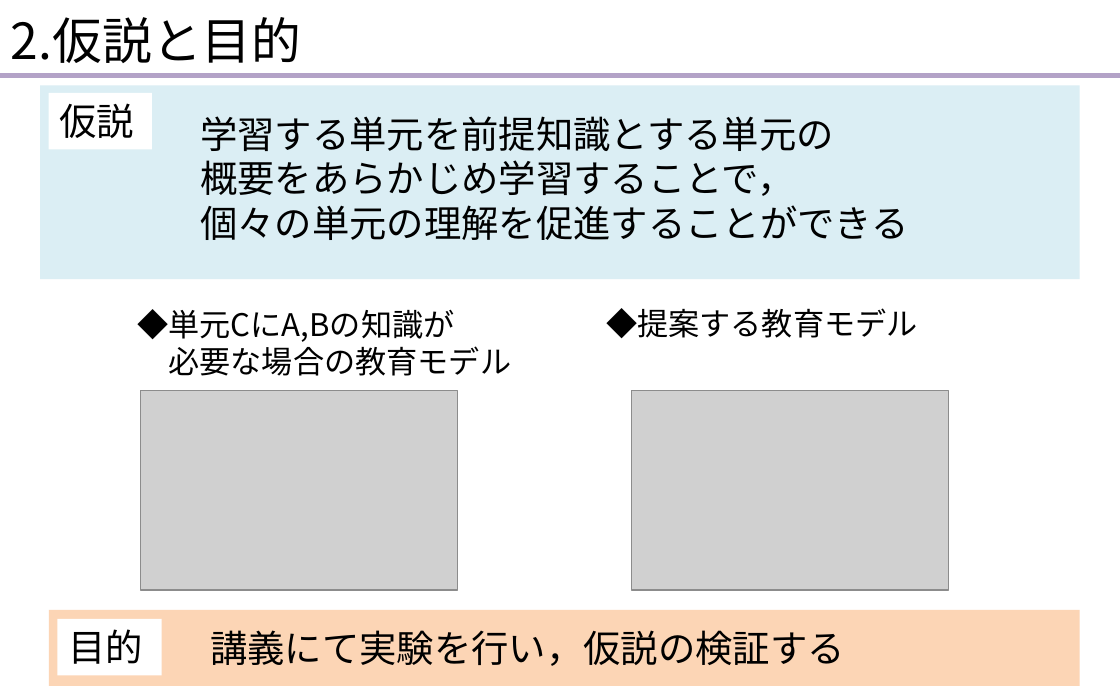
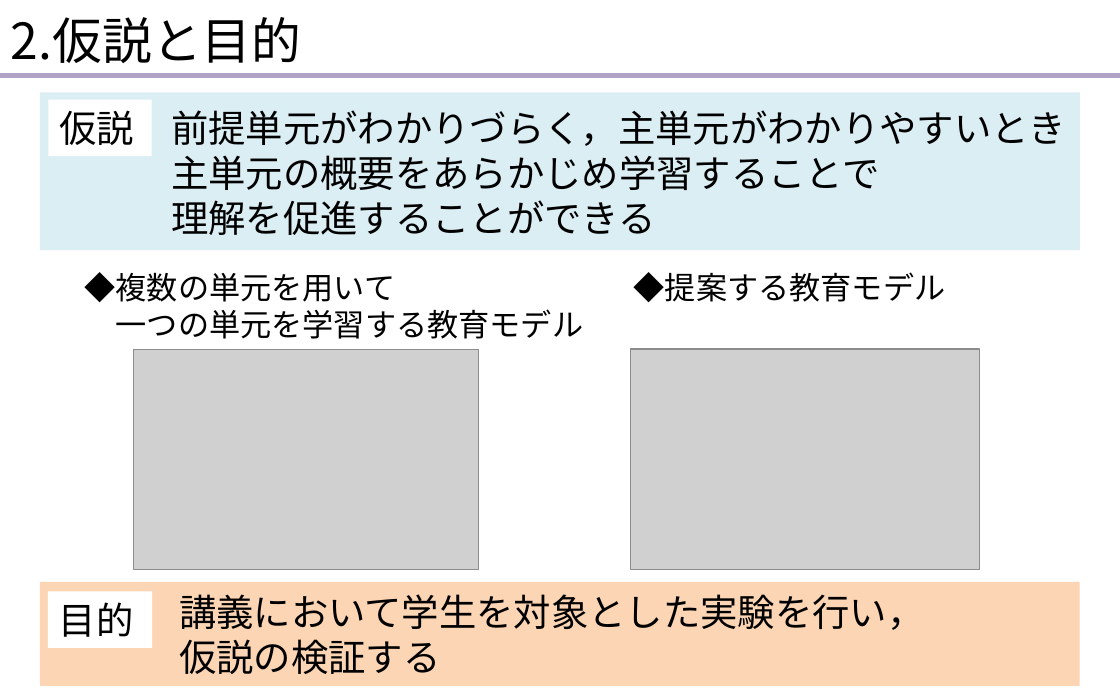
Before and after one commit to AbeKishun/soturon_abe, a slide deck: slide 2 of 本番.pptx. Drawn at 1120x700 pixels with LibreOffice and Linux fonts; fonts in the diff are those of the drawing; grey boxes stand for pictures. Boxes give left, top, right and bottom in pixels: in the first picture for what was removed or moved away, otherwise in the second. Text is boxed around its words. In the diff, an @@ line names an element or a change of style, - is before the commit and + after.

```diff
--- a/本番.pptx
+++ b/本番.pptx
@@ rectangle: place and size @@
-rectangle at box(40, 85, 1080, 279)
+rectangle at box(40, 92, 1080, 250)
@@ rectangle "仮説": place and size @@
-rectangle "仮説" at box(48, 93, 151, 149)
+rectangle "仮説" at box(48, 100, 151, 156)
@@ text at box(171, 110, 1066, 235): text changed @@
-学習する単元を前提知識とする単元の
-概要をあらかじめ学習することで，
-個々の単元の理解を促進することができる
+前提単元がわかりづらく，主単元がわかりやすいとき主単元の概要をあらかじめ学習することで
+理解を促進することができる
@@ text "◆提案する教育モデル": place and size @@
-text "◆提案する教育モデル" at box(606, 308, 918, 338)
+text "◆提案する教育モデル" at box(634, 272, 946, 302)
@@ text at box(85, 272, 583, 339): text changed @@
-◆単元CにA,Bの知識が
-必要な場合の教育モデル
+◆複数の単元を用いて
+一つの単元を学習する教育モデル
@@ picture: place and size @@
-picture at box(141, 391, 458, 590)
+picture at box(133, 349, 478, 569)
@@ picture: place and size @@
-picture at box(632, 391, 949, 590)
+picture at box(631, 349, 979, 570)
@@ rectangle: place and size @@
-rectangle at box(49, 610, 1080, 687)
+rectangle at box(40, 582, 1080, 687)
@@ rectangle "目的": place and size @@
-rectangle "目的" at box(57, 619, 161, 675)
+rectangle "目的" at box(48, 591, 152, 647)
@@ text at box(179, 594, 925, 674): text changed @@
-講義にて実験を行い，仮説の検証する
+講義において学生を対象とした実験を行い，
+仮説の検証する
```
Also in this commit, not shown: 2 other slides changed, 5 slides added, 2 slides removed, 12 other files.
